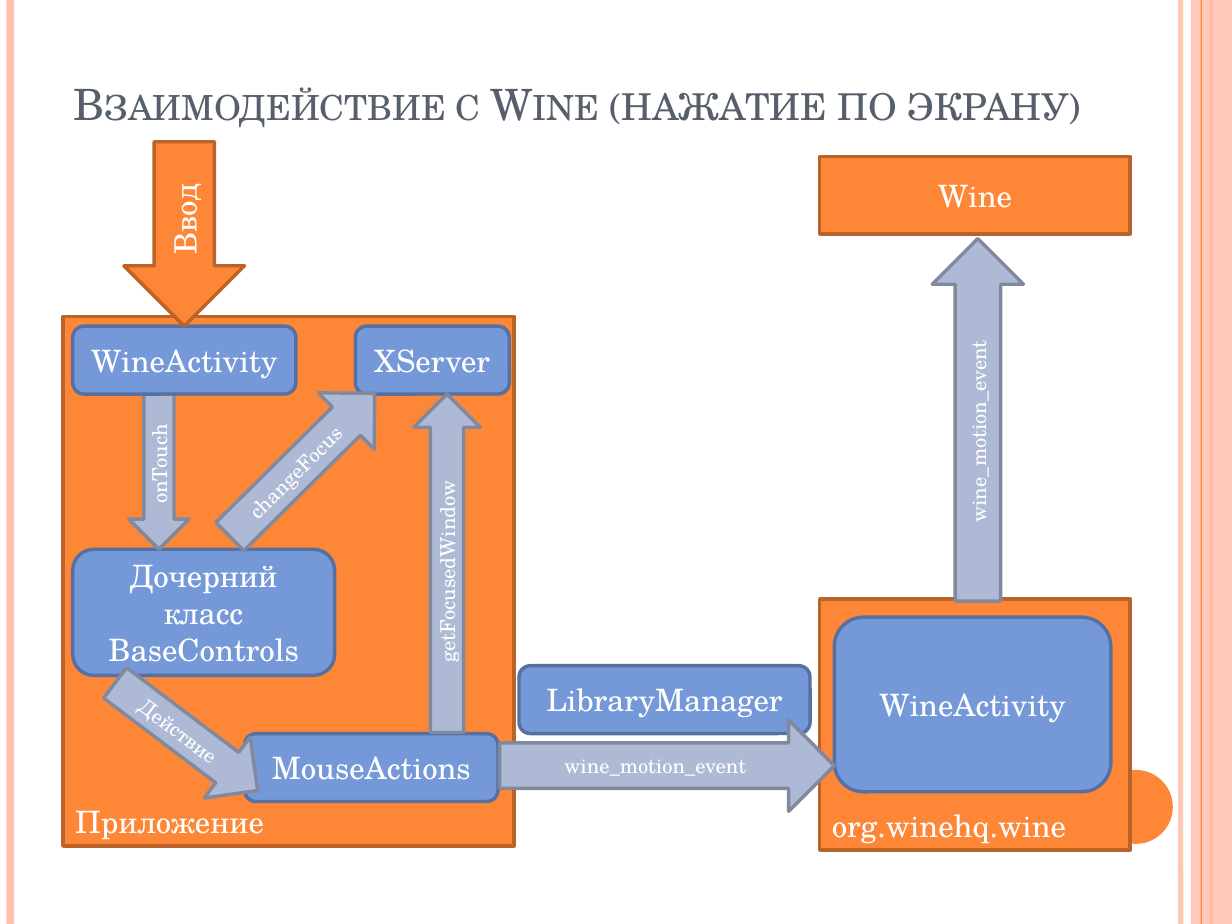
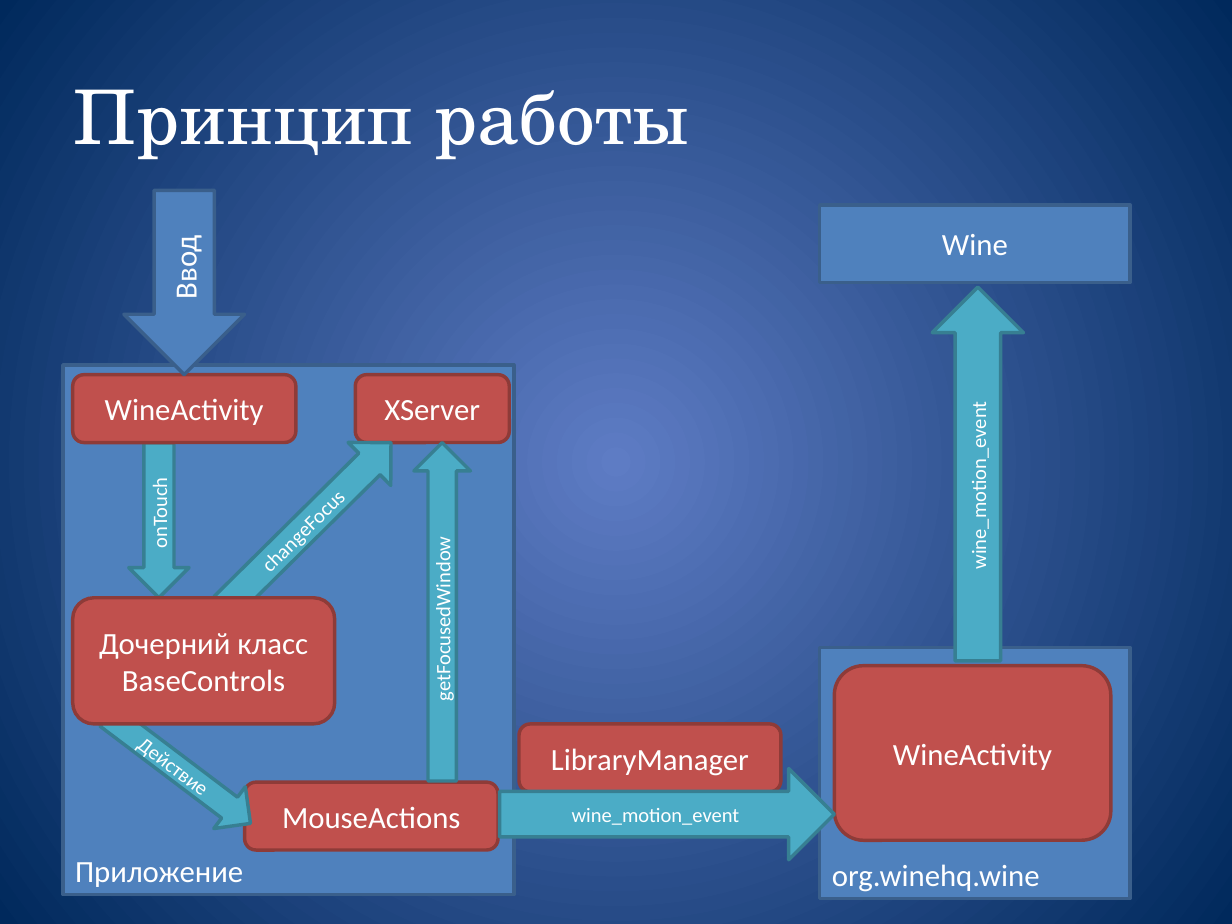
Before and after one commit to 1vanyk1/Awimul, a slide deck: slide 6 of Awimul.pptx. Drawn at 1232x924 pixels with LibreOffice and Linux fonts; fonts in the diff are those of the drawing. Boxes give left, top, right and bottom in pixels: in the first picture for what was removed or moved away, otherwise in the second. Text is boxed around its words. In the diff, an @@ line names an element or a change of style, - is before the commit and + after.

Commit message:
Version Alpha 0.3.5.1: 1. Better Windows symlinks creation; 2. Fixed some crashes; 3. Other fixes

```diff
--- a/Awimul.pptx
+++ b/Awimul.pptx
@@ background #FFFFFF to gradient #5E7CC5 to #00295C @@
@@ line removed from (10, 0) to (10, 924) @@
@@ line removed from (1180, 0) to (1180, 924) @@
@@ rectangle removed at (1191, 0, 1232, 924) @@
@@ line removed from (1201, 0) to (1201, 924) @@
@@ line removed from (1211, 0) to (1211, 924) @@
@@ title "Принцип работы" at (74, 89, 690, 160): vertical alignment bottom to middle @@
@@ title at (74, 89, 690, 160): text changed; size 25.2 to 44 pt; text colour #575F6D to #FFFFFF @@
-Взаимодействие с Wine (нажатие по экрану)
+Принцип работы
@@ font TeX Gyre Schola to Calibri; fill #FE8637 to #4F81BD; outline #BC6329 2 pt to #3A5F8C 2 pt in 4 elements at (63, 365, 514, 894), (819, 205, 1130, 282), (819, 648, 1130, 899), (124, 191, 245, 376) @@
@@ right arrow "wine_motion_event": place and size @@
-right arrow "wine_motion_event" at (933, 239, 1024, 601)
+right arrow "wine_motion_event" at (932, 288, 1023, 661)
@@ font TeX Gyre Schola to Calibri; fill #AEBAD5 to #4BACC6; outline #818A9E 2 pt to #377F92 2 pt in 6 elements at (129, 442, 190, 598), (500, 769, 835, 860), (92, 694, 266, 844), (415, 443, 471, 782), (932, 288, 1023, 661), (204, 422, 412, 629) @@
@@ right arrow "changeFocus": place and size @@
-right arrow "changeFocus" at (202, 365, 402, 564)
+right arrow "changeFocus" at (204, 422, 412, 629)
@@ right arrow "getFocusedWindow": place and size @@
-right arrow "getFocusedWindow" at (415, 394, 481, 732)
+right arrow "getFocusedWindow" at (415, 443, 471, 782)
@@ right arrow "Действие": place and size @@
-right arrow "Действие" at (92, 652, 281, 821)
+right arrow "Действие" at (92, 694, 266, 844)
@@ font TeX Gyre Schola to Calibri; fill #7598D9 to #C0504D; outline #5770A1 2 pt to #8E3B39 2 pt in 6 elements at (73, 598, 335, 723), (834, 665, 1110, 840), (355, 375, 509, 442), (73, 375, 296, 442), (245, 782, 499, 850), (519, 724, 781, 792) @@
@@ rounded rectangle "LibraryManager": place and size @@
-rounded rectangle "LibraryManager" at (519, 665, 809, 733)
+rounded rectangle "LibraryManager" at (519, 724, 781, 792)
@@ 5 rounded rectangles, 3 rectangles, 2 down arrows, 1 right arrow: place and size @@
-5 rounded rectangles, 3 rectangles, 2 down arrows, 1 right arrow at (63, 142, 1130, 850)
+5 rounded rectangles, 3 rectangles, 2 down arrows, 1 right arrow at (63, 191, 1130, 899)
@@ ellipse removed at (1099, 770, 1173, 844) @@
```
Also in this commit, not shown: 8 other slides changed, 4 slides added, 2 slides removed, 1 other file.
